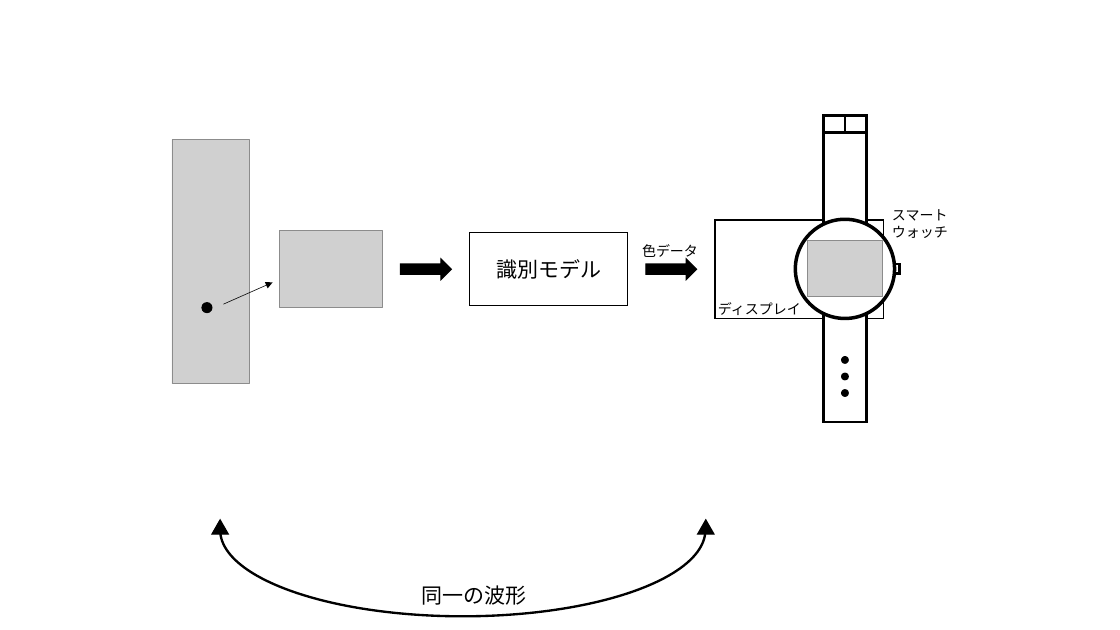
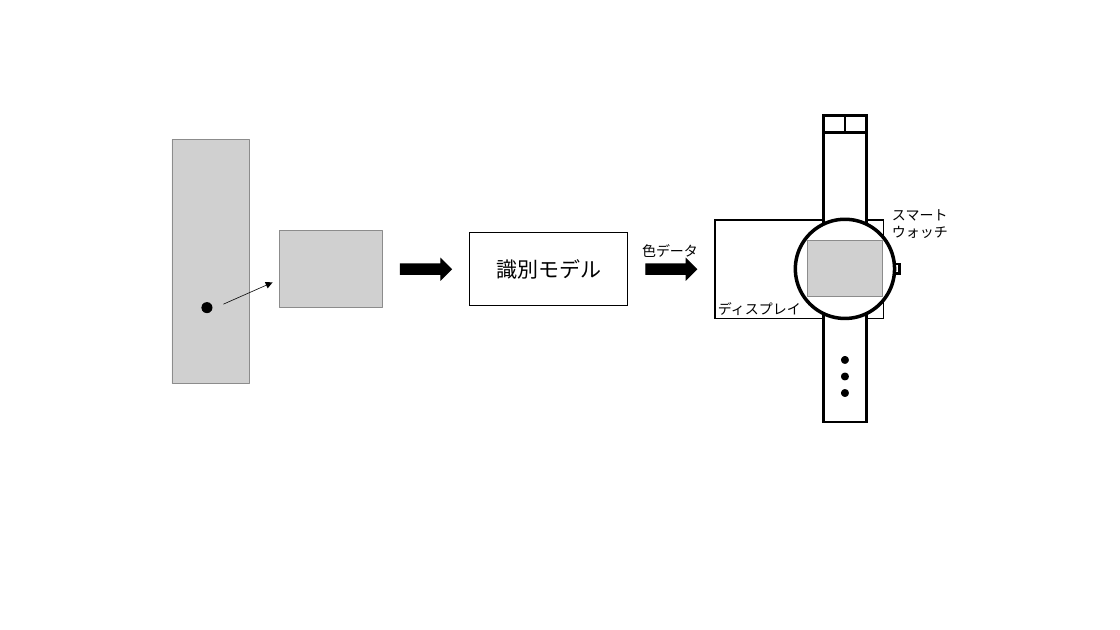
Before and after one commit to a2h1r0/lab, a slide deck: slide 5 of paper/pulse/figures/figures.pptx. Drawn at 1120x630 pixels with LibreOffice and Linux fonts; fonts in the diff are those of the drawing; grey boxes stand for pictures. Boxes give left, top, right and bottom in pixels: in the first picture for what was removed or moved away, otherwise in the second. Text is boxed around its words. In the diff, an @@ line names an element or a change of style, - is before the commit and + after.

```diff
--- a/paper/pulse/figures/figures.pptx
+++ b/paper/pulse/figures/figures.pptx
@@ group removed at (212,444,714,617): 2 triangles, 1 arc (boxed as its full ellipse), 1 text @@
-同一の波形
```
Also in this commit, not shown: 1 slide added, 4 other files.
